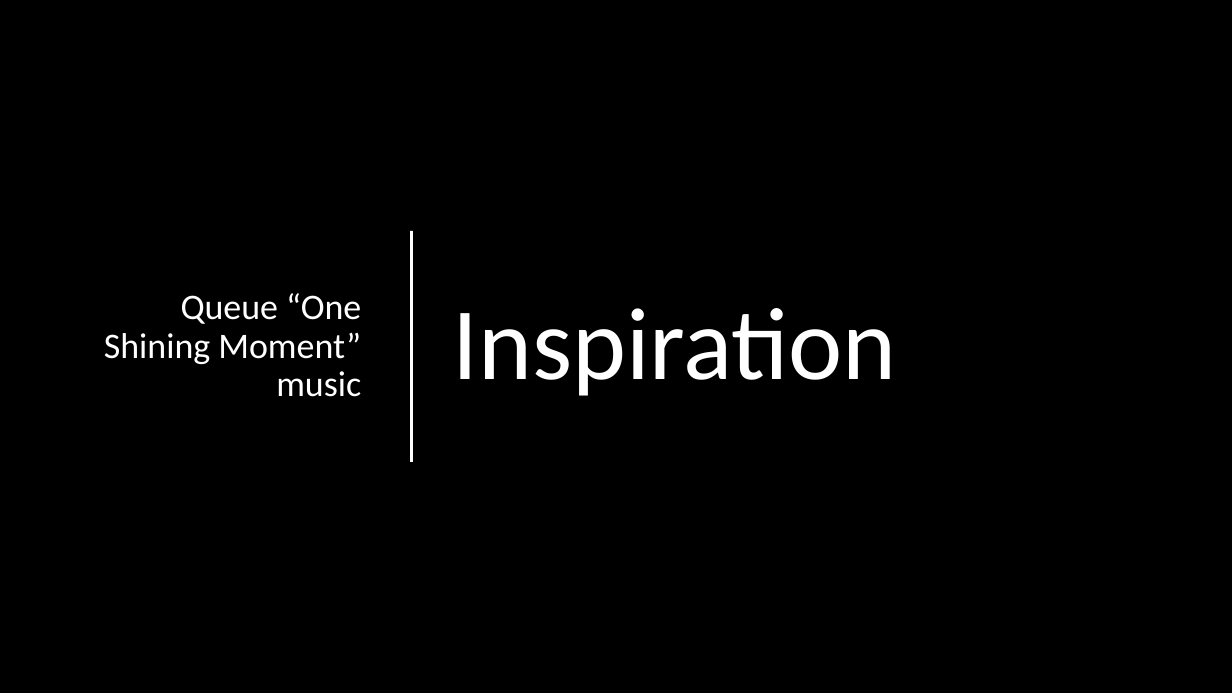
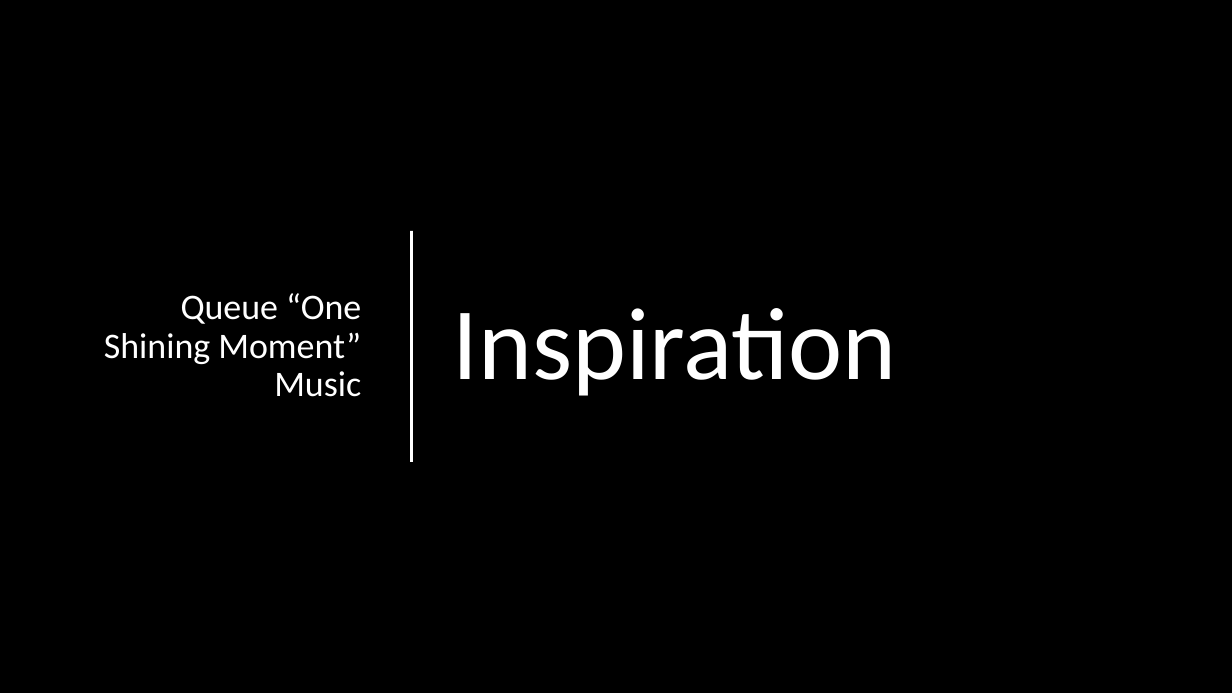
Before and after one commit to kriswasemiller/MM_NCAA_Capstone, a slide deck: slide 2 of Brett_branch/Madness_Power_Point.pptx. Drawn at 1232x693 pixels with LibreOffice and Linux fonts; fonts in the diff are those of the drawing; background and template pictures are left out. Boxes give left, top, right and bottom in pixels: in the first picture for what was removed or moved away, otherwise in the second. Text is boxed around its words. In the diff, an @@ line names an element or a change of style, - is before the commit and + after.

```diff
--- a/Brett_branch/Madness_Power_Point.pptx
+++ b/Brett_branch/Madness_Power_Point.pptx
@@ text at [104,293,361,397]: text changed @@
-Queue “One Shining Moment” music
+Queue “One Shining Moment” Music
```
Also in this commit, not shown: 3 other slides changed, 7 slides added, 3 slides removed.
